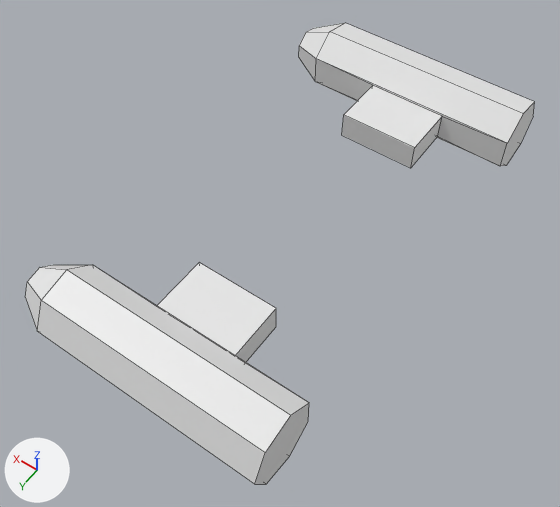
A saved change to the Blender file Much Assembly Required/Assets/SpaceshipModels/Blasters1.blend.
Camera for both pictures: a 50 mm camera at (-0.2, 2.66, 3.58) aimed at (1.51, 0.26, -0.19). Every picture has the same lights, and +X, +Y and +Z are marked at lower left. Mesh edges are drawn as thin lines.

Objects in the first picture: 'Blasters1'.
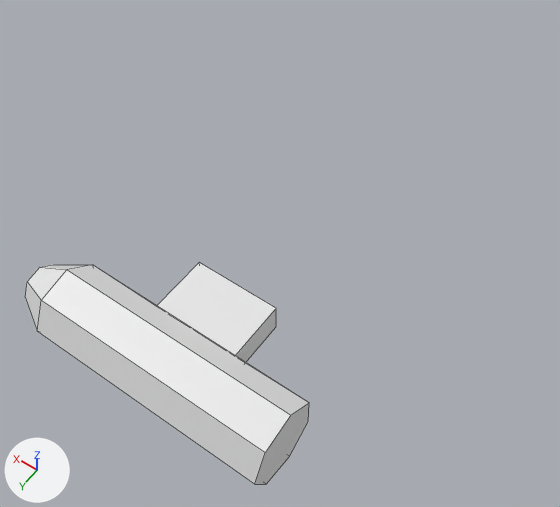
Edits to the bpy script that builds the scene:
```text
Change me_cylinder_002:
    where me_cylinder_002.from_pydata(...)  # 58 vertices, 48 faces; spans x -0.97..0.97, y -6.57..6.57, z 0.98..3.28
    used by ob_blasters1; location = (0.0, 0.0, 0.0); rotation_euler = (0.0, 1.571, 0.0), in degrees (0, 90, 0); scale = (0.241, 0.241, 0.734)
    me_cylinder_002 part 1: the loose piece of 29 vertices spanning x -0.97..0.97, y -6.57..-3.14, z 0.98..3.28 is deleted
```

What differs and where, as boxes [x1, y1, x2, y2] in the pictures (560 x 507 px):
'Blasters1', reshaped (44% narrower, 52% shorter): before [25, 23, 535, 484]; after [25, 263, 309, 484]
part 1 of me_cylinder_002, deleted: before [299, 23, 535, 168]
